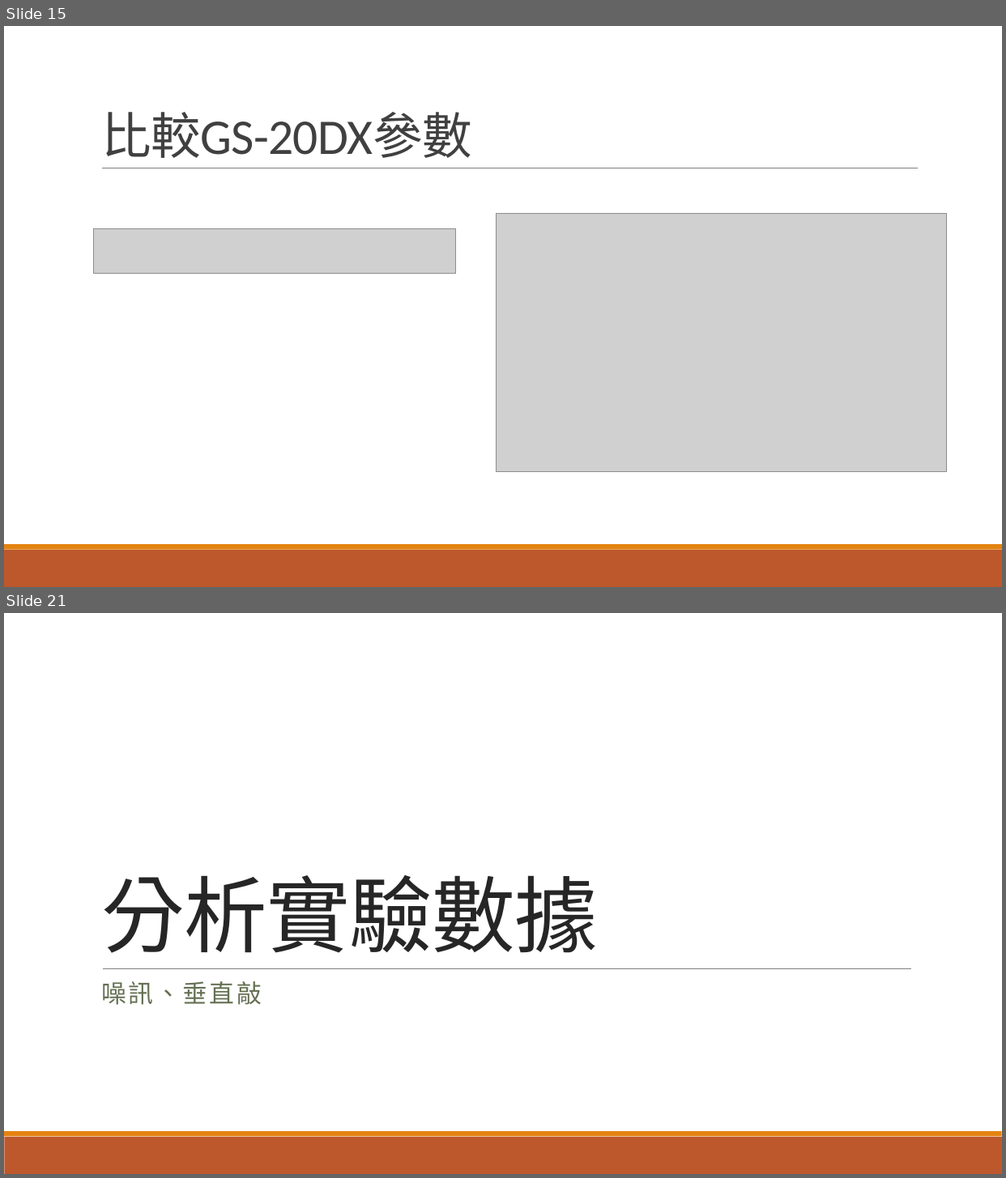
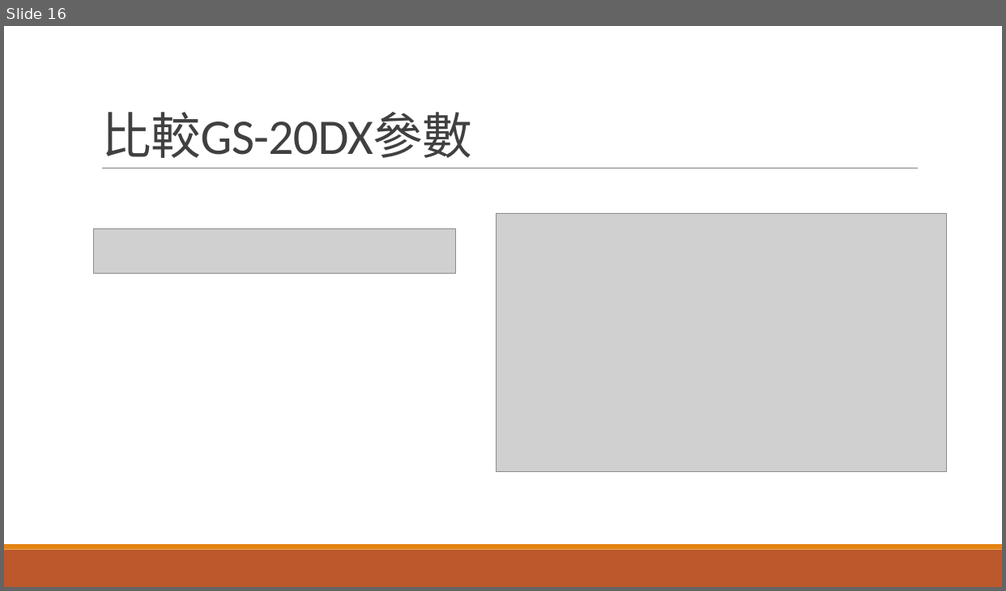
Before and after one commit to r889165/BackUpThesis, a slide deck: Geophone_Calibration/地聲儀求參數.pptx. Shown one above the other, each under a label of ours: slides 15 and 21 before the commit, slide 16 after it; the slides between them are not shown. The pictures are 1006x1178 and 1006x591 pixels, drawn with LibreOffice and Linux fonts; fonts in the diff are those of the drawing; grey boxes stand for pictures. Boxes give left, top, right and bottom in pixels: in the first picture for what was removed or moved away, otherwise in the second. Text is boxed around its words. In the diff, an @@ line names an element or a change of style, - is before the commit and + after.

```diff
--- a/Geophone_Calibration/地聲儀求參數.pptx
+++ b/Geophone_Calibration/地聲儀求參數.pptx
@@ slide 21 removed at [4, 613, 1002, 1174], background #FFFFFF; not listed: 2 template elements that a slide beside it also shows @@
@@ title removed at [101, 875, 598, 953] @@
-分析實驗數據
@@ line removed from (103, 969) to (911, 969) @@
@@ subtitle removed at [101, 982, 262, 1005] @@
-噪訊、垂直敲
@@ what was slide 15 is now slide 16 @@
```
Also in this commit, not shown: 1 slide changed, 1 slide added, 14 other slides removed, 49 other files.
